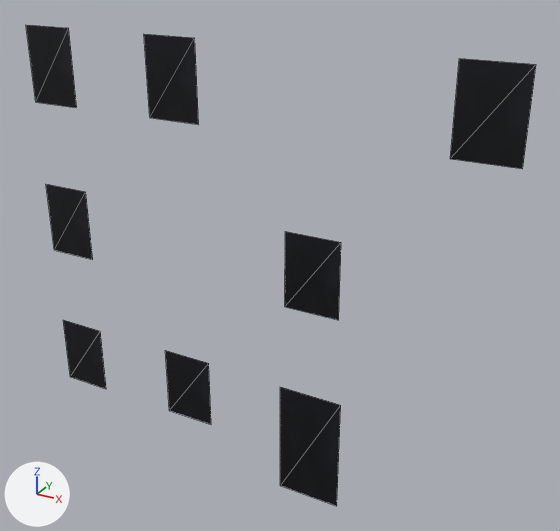
One commit to the OBJ model resources/blender/zombie_street/Street_BlockL1_Glass.obj: the scene before it, then after it.
Before and after are seen from a 50 mm lens placed at (6.88, -10.89, 10.07), pointed at (0.52, 0.67, 4.29). Lighting does not change. The marker at lower left points along +X, +Y and +Z. The picture after the commit comes second. Mesh edges are drawn as thin lines. Where no turn or scale is listed for an object, it has been applied to the vertices.

In view in the first picture: 'Street_BlockL1_Glass'.
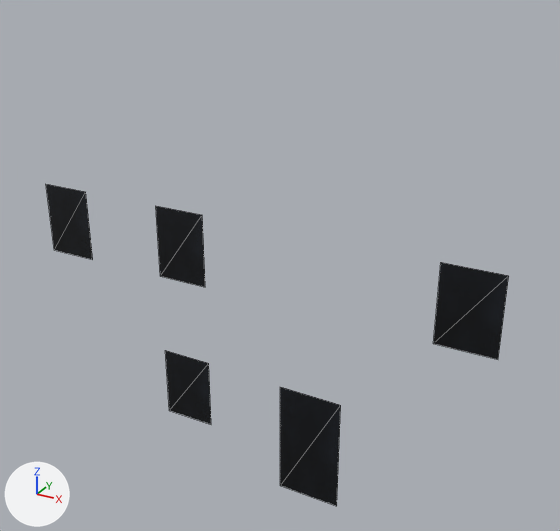
What differs and where, as boxes [x1, y1, x2, y2] in the pictures (560 x 531 px; the box of a moved part takes in the faces that stretch with it):
'Street_BlockL1_Glass', reshaped (9% narrower, 33% shorter)
    before: [26, 25, 536, 506]
    after: [46, 184, 509, 506]
part 1 of me_street_blockl1_glass, moved or reshaped
    before: [285, 231, 341, 320]
    after: [156, 206, 205, 287]
part 2 of me_street_blockl1_glass, moved or reshaped
    before: [450, 59, 536, 169]
    after: [433, 262, 509, 359]
part 3 of me_street_blockl1_glass, deleted
    before: [63, 320, 106, 389]
part 4 of me_street_blockl1_glass, deleted
    before: [26, 25, 77, 108]
part 5 of me_street_blockl1_glass, deleted
    before: [144, 34, 199, 125]

The change, as a list of edits to the scene's bpy script:
```text
Change me_street_blockl1_glass:
    used by ob_street_blockl1_glass; location = (0.0, 0.0, 0.0)
    remove me_street_blockl1_glass.from_pydata(...)  # 32 vertices, 16 faces; spans x -4.74..4.74, y 0.22..0.23, z -0.37..8.33
    add me_street_blockl1_glass.from_pydata(...)  # 20 vertices, 10 faces; spans x -4.74..4.74, y 0.22..0.23, z -0.37..5.18
    me_street_blockl1_glass part 1: the loose piece of 4 vertices spanning x 0.87..1.93, y 0.23, z 3.71..5.18 is moved by (-2.8, 0.0, 0.0)
    me_street_blockl1_glass part 2: the loose piece of 4 vertices spanning x 3.66..4.74, y 0.23, z 6.86..8.33 is moved by (0.0, 0.0, -3.15)
    me_street_blockl1_glass part 3: the loose piece of 4 vertices spanning x -4.74..-3.66, y 0.23, z 0.56..2.03 is deleted
    me_street_blockl1_glass part 4: the loose piece of 4 vertices spanning x -4.74..-3.66, y 0.23, z 6.86..8.33 is deleted
    me_street_blockl1_glass part 5: the loose piece of 4 vertices spanning x -1.93..-0.87, y 0.23, z 6.86..8.33 is deleted
```
